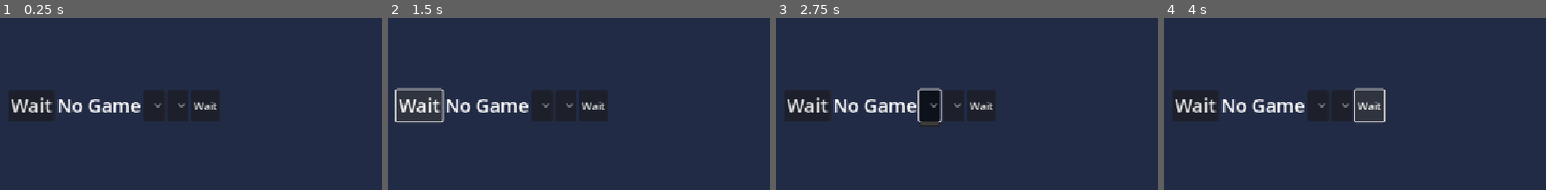
Above: before the commit, frames 1-4 (left to right).
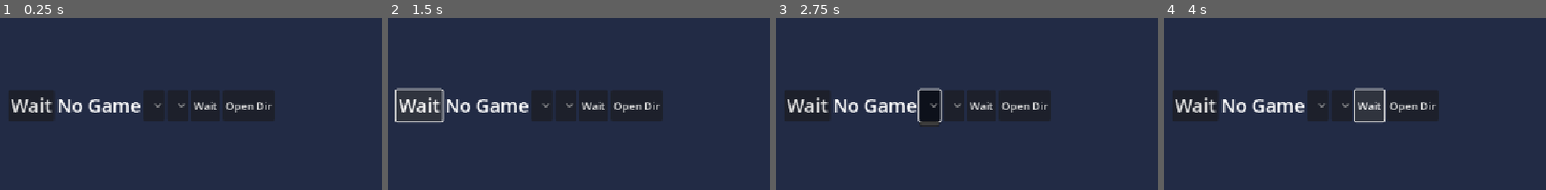
Above: after the commit, the same moments.

Repository: Ksawex4/NovaProot-Hub
Game: Godot game, scene res://scenes/main_desktop.tscn
Two runs of this game, one before a commit and one after it. Both use one fixed random seed, a clock stepped at 60 frames per second and the inputs below. The engine's default icon, where the game draws it, is replaced by a stand-in: a white triangle on a blue panel in a dark square.
Inputs (mouse positions are % of the whole screen's width and height, from its top left):
- Up to frame 1 (0.25 s): no input
- Up to frame 2 (1.5 s): click (33, 66) at 0.5 s, where only the run after the commit has a clickable "Open Dir"; click "Wait" at 1.25 s
- Up to frame 3 (2.75 s): click (20, 66) at 2 s
- Up to frame 4 (4 s): click (23, 66) at 2.75 s; click "Wait" at 3.5 s
The pictures show only the part of the screen within x 0-50%, y 41-91%; the shares and areas given below are measured in that part.

The runs differ from the first frame. In frame 1, 2.3% of the frame differs, in the area x 58-72%, y 42-60%; in frame 2, 2.3%; in frame 3, 2.3%; in frame 4, 2.3%.

Commit message:
Added Open Dir button

Diff:
--- a/project.godot
+++ b/project.godot
@@ -11,6 +11,7 @@
 [application]
 
 config/name="NovaProot Hub"
+config/version="Beta 1"
 run/main_scene="uid://bw4v1jc4pj0jo"
 config/features=PackedStringArray("4.5", "GL Compatibility")
 config/icon="res://icon.svg"
--- a/scenes/main_desktop.tscn
+++ b/scenes/main_desktop.tscn
@@ -78,6 +78,10 @@
 text = "Wait"
 script = ExtResource("6_rd4of")
 
+[node name="OpenDir" type="Button" parent="TabContainer/Games/Games/GamePage/Middle"]
+layout_mode = 2
+text = "Open Dir"
+
 [node name="Changelog" type="RichTextLabel" parent="TabContainer/Games/Games/GamePage"]
 custom_minimum_size = Vector2(0, 320)
 layout_mode = 2
@@ -147,6 +151,7 @@
 [connection signal="item_selected" from="TabContainer/Games/Games/GamePage/Middle/Versions" to="TabContainer/Games/Games/GamePage" method="_on_versions_item_selected"]
 [connection signal="item_selected" from="TabContainer/Games/Games/GamePage/Middle/Os" to="TabContainer/Games/Games/GamePage" method="_on_os_item_selected"]
 [connection signal="pressed" from="TabContainer/Games/Games/GamePage/Middle/Uninstall" to="TabContainer/Games/Games/GamePage/Middle/Uninstall" method="_on_pressed"]
+[connection signal="pressed" from="TabContainer/Games/Games/GamePage/Middle/OpenDir" to="TabContainer/Games/Games/GamePage" method="_on_open_dir_pressed"]
 [connection signal="pressed" from="TabContainer/Games/RefreshButton" to="TabContainer/Games/RefreshButton" method="_on_pressed"]
 [connection signal="text_submitted" from="TabContainer/Settings/GithubApiKey" to="TabContainer/Settings" method="_on_github_api_key_text_submitted"]
 [connection signal="toggled" from="TabContainer/Settings/RemoveAfterInstall" to="TabContainer/Settings" method="_on_remove_after_install_toggled"]
--- a/scripts/game_page.gd
+++ b/scripts/game_page.gd
@@ -71,3 +71,10 @@
 	if game_id == Game_id and version == versions.get_item_text(versions.selected):
 		Game_version = await GithubApiMan.get_repo_version(GamesMan.Games.get("game", ""), Game_id, version)
 		changelog.text = Game_version.get("name", "fail") + "\n" + Game_version.get("body", "fail")
+
+
+func _on_open_dir_pressed() -> void:
+	var directory := FileMan.get_version_directory(Game_id, versions.get_item_text(versions.selected), os.get_item_text(os.selected))
+	directory = ProjectSettings.globalize_path(directory)
+	print(directory)
+	OS.shell_open(directory)
--- a/scripts/globals/FileManager.gd
+++ b/scripts/globals/FileManager.gd
@@ -47,3 +47,10 @@
 		for file in files:
 			DirAccess.remove_absolute(file)
 		DirAccess.remove_absolute(install_path)
+
+
+func get_version_directory(game_id: String, version: String, os: String) -> String:
+	var path := "user://games/%s/%s-%s" % [game_id, version, os]
+	if DirAccess.dir_exists_absolute(path):
+		return path
+	return "user://"
